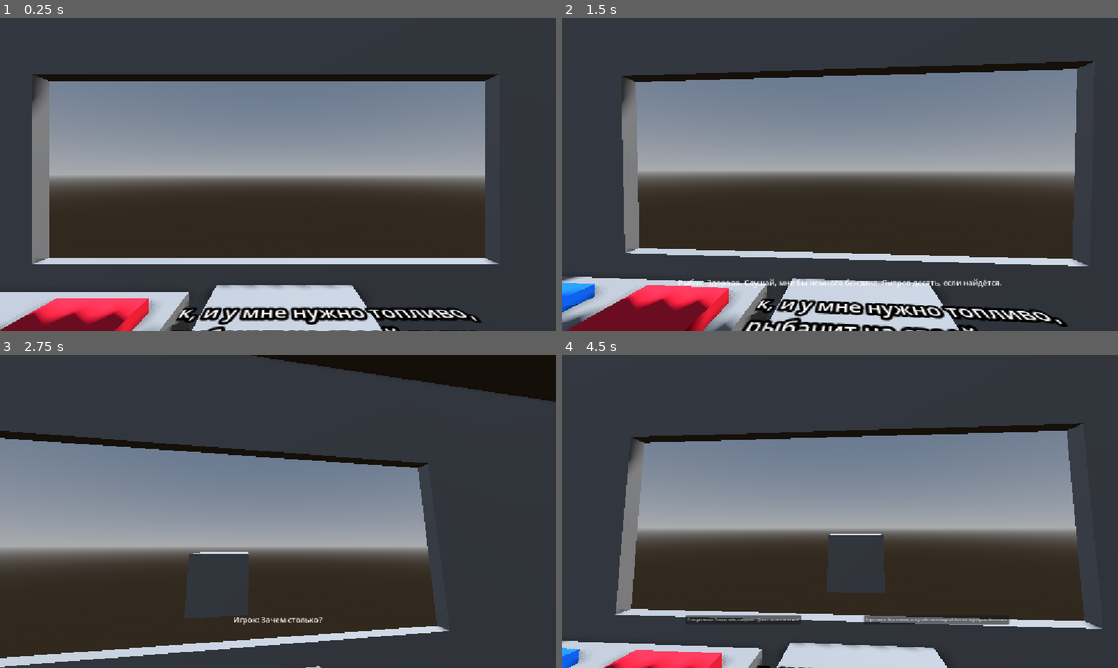
Above: before the commit, frames 1-4 (two rows, left to right).
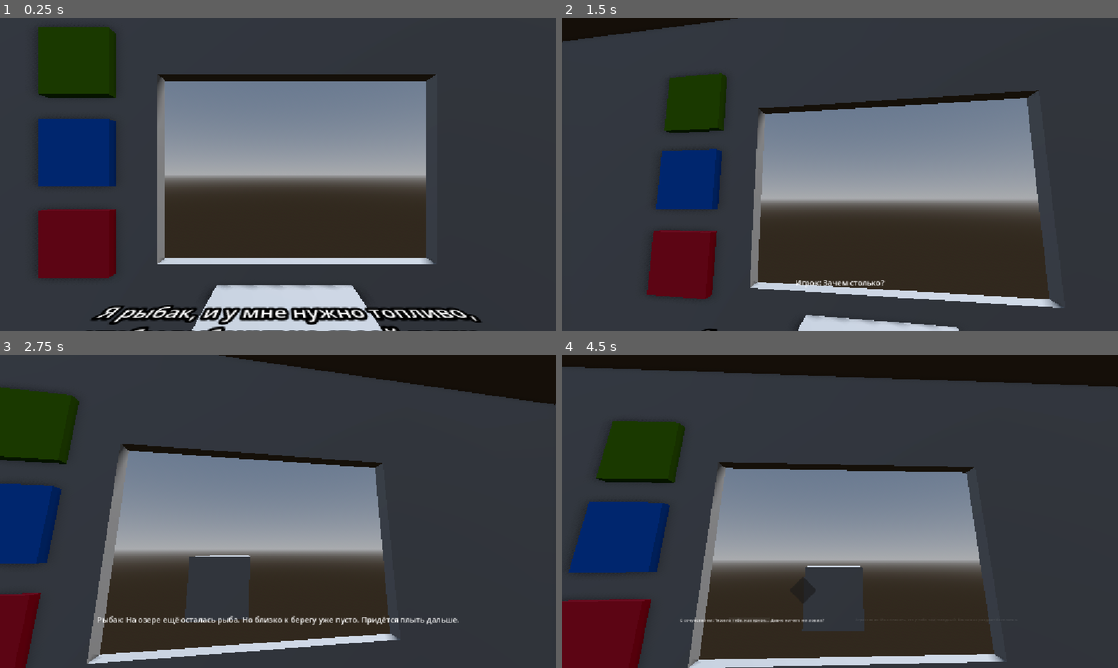
Above: after the commit, the same moments.

Repository: RolicsVin/AZS
Game: Godot game, scene res://scenes/game.tscn
Same seed, same stepped clock (60 frames per second), same inputs: the game is played once before the commit and once after it.
Inputs (mouse positions are in pixels of both pictures, inside the frame that each line leads up to):
- Up to frame 1 (0.25 s): no input
- Up to frame 2 (1.5 s): tap Enter (ui_accept) at 0.5, 0.77 s; move the mouse to (962, 158) at 0.52 s; hold Right (ui_right) 0.53-1.28 s; click (962, 158) at 0.6 s; move the mouse to (728, 190) at 1.27 s; hold Down (ui_down) from 1.28 s (still down); click (728, 190) at 1.35 s
- Up to frame 3 (2.75 s): tap Enter (ui_accept) at 1.52 s; move the mouse to (333, 442) at 2.02 s; release Down (ui_down) at 2.03 s; hold Right (ui_right) from 2.03 s (still down); click (333, 442) at 2.1 s
- Up to frame 4 (4.5 s): move the mouse to (812, 574) at 2.77 s; release Right (ui_right) at 2.78 s; hold Up (ui_up) 2.78-3.53 s; click (812, 574) at 2.85 s; tap Enter (ui_accept) at 3.02, 3.77 s; move the mouse to (1006, 558) at 3.52 s; hold Left (ui_left) from 3.53 s (still down); click (1006, 558) at 3.6 s; move the mouse to (673, 464) at 4.27 s; click (673, 464) at 4.35 s

The runs differ from the first frame. In frame 1, 26% of the frame differs, in the area x 0-90%, y 2-100%; in frame 2, 51%; in frame 3, 25%; in frame 4, 57%, in the area x 0-100%, y 0-100%.

Commit message:
merge to main

Diff:
--- a/core/classes/gameplay/area_button.gd
+++ b/core/classes/gameplay/area_button.gd
@@ -4,6 +4,11 @@
 signal pressed ## Издаётся, когда был вызван метод "press"
 
 var inarea: bool = false
+
+
+func _ready() -> void:
+	mouse_entered.connect(_on_mouse_entered)
+	mouse_exited.connect(_on_mouse_exited)
 
 
 func press():
--- /dev/null
+++ b/core/classes/ui/choise_visual.gd
@@ -0,0 +1,172 @@
+## Отвечает только за отображение и выбор вариантов ответа.
+class_name ChoiceVisual
+extends Control
+
+signal choice_changed(index: int)
+signal choice_confirmed(index: int)
+
+@export var chooser: Control
+@export_range(1, 128, 1) var choice_font_size: int = 8
+
+var current_choice: int = -1
+var locked: bool = false
+
+var _container: Control
+var _labels: Array[Label] = []
+var _active_tween: Tween
+
+
+func _ready() -> void:
+	if chooser == null:
+		chooser = get_node_or_null("Chooser") as Control
+	hide()
+
+
+## Один раз связывает визуальный компонент с контейнером вариантов.
+func setup(container: Control, font_size: int = 8) -> void:
+	_container = container
+	choice_font_size = font_size
+
+
+## Создаёт и отображает варианты ответа.
+func display_choices(answers: Array[String]) -> void:
+	clear()
+	if _container == null or answers.is_empty():
+		return
+
+	locked = false
+	current_choice = -1
+
+	for answer in answers:
+		var label := Label.new()
+		label.text = answer
+		label.add_theme_font_size_override("font_size", choice_font_size)
+		label.mouse_filter = Control.MOUSE_FILTER_IGNORE
+		_container.add_child(label)
+		_labels.append(label)
+		_add_underline(label)
+
+	show()
+
+
+## Удаляет варианты и сбрасывает состояние компонента.
+func clear() -> void:
+	_kill_tween()
+	for label in _labels:
+		if is_instance_valid(label):
+			if label.get_parent() != null:
+				label.get_parent().remove_child(label)
+			label.queue_free()
+	_labels.clear()
+	current_choice = -1
+	locked = false
+
+
+## Программно устанавливает выбранный вариант.
+func set_selected(index: int) -> void:
+	if locked or index < 0 or index >= _labels.size():
+		return
+	if current_choice == index:
+		return
+
+	current_choice = index
+	_update_selection_visuals()
+	choice_changed.emit(current_choice)
+
+
+## Запускает анимацию подтверждения текущего варианта.
+func confirm() -> void:
+	if locked or current_choice < 0 or current_choice >= _labels.size():
+		return
+
+	locked = true
+	_kill_tween()
+	_active_tween = create_tween()
+	_active_tween.set_parallel(true)
+
+	for index in range(_labels.size()):
+		var label := _labels[index]
+		if index == current_choice:
+			_active_tween.tween_property(label, "scale", Vector2(1.12, 1.12), 0.18).set_trans(Tween.TRANS_BACK).set_ease(Tween.EASE_OUT)
+			_active_tween.tween_property(label, "modulate:a", 0.0, 0.3).set_delay(0.18)
+		else:
+			_active_tween.tween_property(label, "modulate:a", 0.0, 0.18)
+
+		var underline := label.get_node_or_null("ChoiceUnderline") as Panel
+		if underline != null:
+			_active_tween.tween_property(underline, "scale:x", 0.0, 0.18)
+			_active_tween.tween_property(underline, "modulate:a", 0.0, 0.18)
+
+	var confirmed_index := current_choice
+	_active_tween.finished.connect(func() -> void:
+		choice_confirmed.emit(confirmed_index)
+	)
+
+
+func _process(_delta: float) -> void:
+	if not visible or locked or _labels.is_empty():
+		return
+
+	var mouse_position := get_viewport().get_mouse_position()
+	var center := get_viewport_rect().size * 0.5
+	var direction := mouse_position - center
+
+	if direction.length_squared() < 1.0:
+		return
+
+	if chooser != null:
+		chooser.rotation = (mouse_position - chooser.get_global_transform_with_canvas().origin).angle()
+
+	# Нулевой сектор направлен вправо; остальные равномерно распределены по окружности.
+	var sector_size := TAU / float(_labels.size())
+	var angle := fposmod(direction.angle(), TAU)
+	var selected_index := int(floor((angle + sector_size * 0.5) / sector_size)) % _labels.size()
+	set_selected(selected_index)
+
+
+func _add_underline(label: Label) -> void:
+	var panel := Panel.new()
+	panel.name = "ChoiceUnderline"
+	panel.mouse_filter = Control.MOUSE_FILTER_IGNORE
+	panel.show_behind_parent = true
+	panel.set_anchors_and_offsets_preset(Control.PRESET_FULL_RECT)
+	panel.offset_left = -6.0
+	panel.offset_right = 6.0
+	panel.pivot_offset = Vector2(label.size.x * 0.5, label.size.y * 0.5)
+
+	var style := StyleBoxFlat.new()
+	style.bg_color = Color(0, 0, 0, 0)
+	style.border_color = Color(0.55, 0.55, 0.55, 1.0)
+	style.border_width_bottom = 11
+	style.corner_radius_top_left = 10
+	style.corner_radius_top_right = 10
+	style.corner_radius_bottom_left = 10
+	style.corner_radius_bottom_right = 10
+	panel.add_theme_stylebox_override("panel", style)
+	panel.modulate.a = 0.0
+	panel.scale.x = 0.0
+	label.add_child(panel)
+
+
+func _update_selection_visuals() -> void:
+	_kill_tween()
+	_active_tween = create_tween()
+	_active_tween.set_parallel(true)
+
+	for index in range(_labels.size()):
+		var label := _labels[index]
+		var selected := index == current_choice
+		label.modulate = Color.WHITE if selected else Color(0.65, 0.65, 0.65, 1.0)
+
+		var underline := label.get_node_or_null("ChoiceUnderline") as Control
+		if underline == null:
+			continue
+
+		_active_tween.tween_property(underline, "modulate:a", 1.0 if selected else 0.0, 0.2)
+		_active_tween.tween_property(underline, "scale:x", 1.08 if selected else 0.0, 0.3 if selected else 0.2).set_trans(Tween.TRANS_BACK).set_ease(Tween.EASE_OUT)
+
+
+func _kill_tween() -> void:
+	if _active_tween != null and _active_tween.is_running():
+		_active_tween.kill()
+	_active_tween = null
--- a/scenes/camera_3d.gd
+++ b/scenes/camera_3d.gd
@@ -1,36 +1,128 @@
+
 extends Camera3D
 
+@export_category("Hold Points")
+@export var rotation_point: Node3D
+@export var position_point: Node3D
+
+@export_category("Rotation")
 @export var speed: float = 5.0
 @export var limit: float = 10.0
 @export var mouse_sensitivity: float = 0.1
 
-var normal_rotation: Vector3
+@export_category("Position Movement")
+@export var position_speed: float = 5.0
+
+@export_category("Mouse State")
+@export_range(0.0, 0.5, 0.01) var dead_zone: float = 0.05
+
+@export_category("Position Mouse Follow")
+@export var position_mouse_sensitivity: float = 0.001
+@export var position_mouse_limit: float = 0.5
+@export var position_mouse_speed: float = 3.0
+
+@export var LookPoint: bool = true
+
 var mouse_rotation: Vector2 = Vector2.ZERO
+var position_mouse_offset: Vector2 = Vector2.ZERO
+
+var position_mode: bool = false
 
 
-func _ready():
-	normal_rotation = rotation_degrees
+func _ready() -> void:
 	Input.mouse_mode = Input.MOUSE_MODE_VISIBLE
 	get_viewport().warp_mouse(get_viewport().size / 2)
 
 
-func _input(event):
+func _input(event: InputEvent) -> void:
 	if event is InputEventMouseMotion:
-		mouse_rotation.x -= event.relative.y * mouse_sensitivity
-		mouse_rotation.y -= event.relative.x * mouse_sensitivity
 
-		mouse_rotation.x = clampf(mouse_rotation.x, -limit, limit)
-		mouse_rotation.y = clampf(mouse_rotation.y, -limit, limit)
+		if not position_mode:
+			mouse_rotation.x -= event.relative.y * mouse_sensitivity
+			mouse_rotation.y -= event.relative.x * mouse_sensitivity
+
+			mouse_rotation.x = clampf(mouse_rotation.x, -limit, limit)
+			mouse_rotation.y = clampf(mouse_rotation.y, -limit, limit)
+
+		else:
+			# Движение камеры за мышью без инверсии.
+			position_mouse_offset.x += event.relative.x * position_mouse_sensitivity
+			position_mouse_offset.y -= event.relative.y * position_mouse_sensitivity
+
+			position_mouse_offset.x = clampf(
+				position_mouse_offset.x,
+				-position_mouse_limit,
+				position_mouse_limit
+			)
+
+			position_mouse_offset.y = clampf(
+				position_mouse_offset.y,
+				-position_mouse_limit,
+				position_mouse_limit
+			)
 
 
-func _process(delta):
-	var target_rotation: Vector3 = normal_rotation + Vector3(
-		mouse_rotation.x,
-		mouse_rotation.y,
-		0.0
+func _process(delta: float) -> void:
+	var viewport_size := get_viewport().get_visible_rect().size
+	var mouse_y := get_viewport().get_mouse_position().y
+	var mouse_ratio := mouse_y / viewport_size.y
+
+	# Переключение режимов.
+	if position_mode:
+		# Из Position выходим только через верхнюю зону.
+		if mouse_ratio <= dead_zone:
+			position_mode = false
+			position_mouse_offset = Vector2.ZERO
+	else:
+		# В Position переходим только через нижнюю зону.
+		if mouse_ratio >= 1.0 - dead_zone:
+			position_mode = true
+			position_mouse_offset = Vector2.ZERO
+
+	var target_point: Node3D
+
+	if position_mode:
+		target_point = position_point
+	else:
+		target_point = rotation_point
+
+	if not is_instance_valid(target_point):
+		return
+
+	# Базовая позиция Hold Point.
+	var target_position := target_point.global_position
+
+	if position_mode:
+		# Смещение относительно локальных осей Hold Point.
+		var right := target_point.global_transform.basis.x
+		var up := target_point.global_transform.basis.y
+
+		target_position += right * position_mouse_offset.x
+		target_position += up * position_mouse_offset.y
+
+	# Плавное перемещение камеры.
+	global_position = global_position.lerp(
+		target_position,
+		clampf(position_speed * delta, 0.0, 1.0)
 	)
 
-	rotation_degrees = rotation_degrees.lerp(
-		target_rotation,
-		clampf(speed * delta, 0.0, 1.0)
-	)
+	# Целевая ротация.
+	var target_rotation := target_point.global_rotation
+
+	if position_mode:
+		global_rotation = global_rotation.slerp(
+			target_rotation,
+			clampf(position_mouse_speed * delta, 0.0, 1.0)
+		)
+	else:
+		if LookPoint:
+			target_rotation += Vector3(
+				deg_to_rad(mouse_rotation.x),
+				deg_to_rad(mouse_rotation.y),
+				0.0
+			)
+
+		global_rotation = global_rotation.slerp(
+			target_rotation,
+			clampf(speed * delta, 0.0, 1.0)
+		)
--- a/scenes/dialog.gd
+++ b/scenes/dialog.gd
@@ -1,114 +1,190 @@
-## Скрипт для диалогов между персонажами.
+## Управляет состоянием диалога и переходами между его узлами.
 extends Control
 
+signal dialog_finished
+
 @export var container: CircularContainer
-@export var button: PackedScene
+@export var choice_visual: ChoiceVisual
+
+@export_category("Настройки выбора")
+@export var choice_font_size: int = 8
 
 var character: Character
-var curent_dialog: LinearDialog
-var id: int = -1 ## Текущий номер реплики
+var current_dialog: LinearDialog
+var replica_index: int = -1
+var is_active: bool = false
 
-var end: bool = true
+var _dialog_by_name: Dictionary[String, LinearDialog] = {}
+var _choice_by_name: Dictionary[String, Choise] = {}
+var _choice_dialog_names: Array[String] = []
+
+
+func _ready() -> void:
+	if container == null:
+		push_error("Dialog: не назначен контейнер вариантов ответа.")
+		return
+
+	if choice_visual == null:
+		push_error("Dialog: не назначен ChoiceVisual.")
+		return
+
+	choice_visual.setup(container, choice_font_size)
+	choice_visual.hide()
+	Input.mouse_mode = Input.MOUSE_MODE_VISIBLE
+
+	if not choice_visual.choice_confirmed.is_connected(_on_choice_confirmed):
+		choice_visual.choice_confirmed.connect(_on_choice_confirmed)
 
 
 func start_dialog(target_character: Character) -> void:
-	if not end or target_character.dialog_end:
+	if is_active or target_character == null or target_character.dialog_end:
 		return
-	end = false
-	target_character.dialog_end = true
+
 	character = target_character
+	_build_resource_indexes()
+
+	if character.start_dialog.is_empty() or not _play_dialog(character.start_dialog):
+		character = null
+		return
+
+	is_active = true
+	character.dialog_end = true
+
 	show()
 	get_parent().show()
-	play(character.start_dialog)
+	Input.mouse_mode = Input.MOUSE_MODE_VISIBLE
 
 
 func _process(_delta: float) -> void:
-	if Input.is_action_just_pressed("left_mouse"):
-		if not curent_dialog or not curent_dialog.replicas:
-			return
-		next()
+	if not is_active or not Input.is_action_just_pressed("left_mouse"):
+		return
+
+	if choice_visual.visible:
+		confirm_choice()
+	elif current_dialog != null:
+		next_replica()
 
 
-func play(dialog_name: String) -> void: ## Запустить диалог по имени
-	var dialog := _find_dialog(dialog_name)
-
-	if not dialog:
-		push_error("Диалог с именем '%s' не найден у персонажа." % dialog_name)
+## Показывает следующую реплику текущего диалога.
+func next_replica() -> void:
+	if not is_active or current_dialog == null:
 		return
 
-	clear_choises()
-	id = -1
+	replica_index += 1
 
-	curent_dialog = dialog
+	if replica_index >= current_dialog.replicas.size():
+		var next_choice := current_dialog.next_choise
+		$Label.text = ""
+		current_dialog = null
+		_show_choices(next_choice)
+		return
+
+	$Label.text = current_dialog.replicas[replica_index]
 
 
-func next() -> void: ## Показать следующую реплику
-	if not curent_dialog:
+## Подтверждает текущий вариант ответа.
+func confirm_choice() -> void:
+	if not is_active or choice_visual == null:
 		return
 
-	id += 1
-	if id >= curent_dialog.replicas.size():
-		var choise_name := curent_dialog.next_choise
-		$Label.text = ""
-
-		if not curent_dialog.next_choise: # Защита от ложного срабатывания
-			end = true
-
-		show_choises(choise_name)
-		curent_dialog = null
-		return
-
-	$Label.text = curent_dialog.replicas[id]
+	choice_visual.confirm()
 
 
-func show_choises(choise_name: String) -> void:
-	clear_choises()
+func _play_dialog(dialog_name: String) -> bool:
+	var dialog := _dialog_by_name.get(dialog_name) as LinearDialog
 
-	if choise_name.is_empty():
+	if dialog == null:
+		push_error("Dialog: диалог '%s' не найден у персонажа." % dialog_name)
+		return false
+
+	_clear_choices()
+	choice_visual.hide()
+	Input.mouse_mode = Input.MOUSE_MODE_VISIBLE
+
+	replica_index = -1
+	current_dialog = dialog
+	return true
+
+
+func _show_choices(choice_name: String) -> void:
+	_clear_choices()
+
+	if choice_name.is_empty():
 		_finish_dialog()
 		return
 
-	var choise := _find_choise(choise_name)
-	if not choise:
-		push_error("Выбор с именем '%s' не найден у персонажа." % choise_name)
+	var choice := _choice_by_name.get(choice_name) as Choise
+	if choice == null:
+		push_error("Dialog: выбор '%s' не найден у персонажа." % choice_name)
 		_finish_dialog()
 		return
 
-	if choise.choises.is_empty():
+	if choice.choises.is_empty():
 		_finish_dialog()
 		return
 
-	for answer_text in choise.choises:
-		var choice_button := button.instantiate()
-		choice_button.text = answer_text
-		choice_button.dialog_name = choise.choises[answer_text]
-		choice_button.choised.connect(play)
-		container.add_child(choice_button)
+	_choice_dialog_names.clear()
+	var answers: Array[String] = []
+
+	for answer_text in choice.choises:
+		answers.append(str(answer_text))
+		_choice_dialog_names.append(choice.choises[answer_text])
+
+	choice_visual.display_choices(answers)
+	Input.mouse_mode = Input.MOUSE_MODE_HIDDEN
+
+
+func _on_choice_confirmed(choice_index: int) -> void:
+	if not is_active or choice_index < 0 or choice_index >= _choice_dialog_names.size():
+		return
+
+	var next_dialog_name := _choice_dialog_names[choice_index]
+	choice_visual.hide()
+	Input.mouse_mode = Input.MOUSE_MODE_VISIBLE
+
+	if not _play_dialog(next_dialog_name):
+		_finish_dialog()
 
 
 func _finish_dialog() -> void:
-	curent_dialog = null
-	clear_choises()
+	if not is_active:
+		return
+
+	current_dialog = null
+	replica_index = -1
+	_choice_dialog_names.clear()
+	_clear_choices()
 	$Label.text = ""
 
-	# Вызываем общий выход из интерфейса и возвращаем управление игроку.
-	get_parent().get_parent().player_continue()
+	choice_visual.hide()
+	Input.mouse_mode = Input.MOUSE_MODE_VISIBLE
+
+	is_active = false
+	dialog_finished.emit()
 
 
-func _find_dialog(dialog_name: String) -> LinearDialog:
+func _build_resource_indexes() -> void:
+	_dialog_by_name.clear()
+	_choice_by_name.clear()
+
 	for dialog in character.dialogs:
-		if dialog.name == dialog_name:
-			return dialog
-	return null
+		if dialog == null:
+			continue
+		if _dialog_by_name.has(dialog.name):
+			push_warning("Dialog: повторяется имя диалога '%s'." % dialog.name)
+			continue
+		_dialog_by_name[dialog.name] = dialog
+
+	for choice in character.choises:
+		if choice == null:
+			continue
+		if _choice_by_name.has(choice.name):
+			push_warning("Dialog: повторяется имя выбора '%s'." % choice.name)
+			continue
+		_choice_by_name[choice.name] = choice
 
 
-func _find_choise(choise_name: String) -> Choise:
-	for choise in character.choises:
-		if choise.name == choise_name:
-			return choise
-	return null
-
-
-func clear_choises() -> void: ## Очистить список вариантов ответа
-	for child in container.get_children():
-		child.queue_free()
+func _clear_choices() -> void:
+	_choice_dialog_names.clear()
+	if choice_visual != null:
+		choice_visual.clear()
--- a/scenes/game.gd
+++ b/scenes/game.gd
@@ -8,12 +8,17 @@
 @export var resume: Node3D ## Узел для отображения резюме кандидата
 @export var web: Panel ## Панель для отображения социальных сетей кандидата
 @export var dialog: Control ## Диалог с кандидатом
+@export var back_button: Button
 
 var index: int = -1 ## Номер текущей машины. В начале машины нет, поэтому -1
 var current_car: Car ## Текущая машина
 
 
 func _ready() -> void:
+	if dialog != null and dialog.has_signal("dialog_finished"):
+		var finished_callback := Callable(self, "player_continue")
+		if not dialog.is_connected("dialog_finished", finished_callback):
+			dialog.connect("dialog_finished", finished_callback)
 	next()
 
 
@@ -52,8 +57,8 @@
 	if not current_car:
 		return
 	ui.show()
+	back_button.show()
 	web.set_text(current_car.get_social_networks())
-
 
 
 func start_dialog() -> void:
@@ -63,7 +68,7 @@
 		push_error("У персонажа не задано имя стартового диалога.")
 		return
 	ui.show()
-
+	back_button.hide()
 	dialog.start_dialog(current_car.get_character())
 
 
@@ -73,9 +78,7 @@
 	ui.hide()
 
 
-
 func end_game() -> void:
-
 	ui.show()
 	$UI/Label.show()
 	$UI/Button.hide()
--- a/scenes/game.tscn
+++ b/scenes/game.tscn
@@ -10,8 +10,8 @@
 [ext_resource type="Script" uid="uid://bgmdgnweoav8o" path="res://core/classes/gameplay/area_button.gd" id="4_u5sy4"]
 [ext_resource type="Script" uid="uid://sod803kv4dsw" path="res://scenes/camera_3d.gd" id="8_dinhu"]
 [ext_resource type="Script" uid="uid://cuomswlv4mlrx" path="res://scenes/dialog.gd" id="8_gee14"]
-[ext_resource type="PackedScene" uid="uid://t81okwm581ti" path="res://assets/ui/choise_button.tscn" id="11_dinhu"]
 [ext_resource type="Script" uid="uid://ob2eebenxy77" path="res://core/classes/ui/circular_container.gd" id="11_kvpfn"]
+[ext_resource type="Script" uid="uid://dnj1dhrdae4tj" path="res://core/classes/ui/choise_visual.gd" id="12_dinhu"]
 
 [sub_resource type="ProceduralSkyMaterial" id="ProceduralSkyMaterial_uwrxv"]
 sky_horizon_color = Color(0.66224277, 0.6717428, 0.6867428, 1)
@@ -163,7 +163,7 @@
 [sub_resource type="PlaneMesh" id="PlaneMesh_uwrxv"]
 
 [sub_resource type="BoxMesh" id="BoxMesh_hf7dp"]
-size = Vector3(0.033203125, 1.421875, 2.0839844)
+size = Vector3(0.033203125, 1.421875, 2.361206)
 
 [sub_resource type="BoxMesh" id="BoxMesh_fqxyq"]
 size = Vector3(2.9528809, 1, 2.7333984)
@@ -171,9 +171,6 @@
 [sub_resource type="BoxMesh" id="BoxMesh_3v8q0"]
 size = Vector3(0.3, 0.3, 0.3)
 
-[sub_resource type="BoxMesh" id="BoxMesh_a1aj3"]
-size = Vector3(1.9240723, 0.578125, 0.6689453)
-
 [sub_resource type="BoxShape3D" id="BoxShape3D_w1h7m"]
 size = Vector3(0.3791504, 0.1015625, 0.35766602)
 
@@ -190,15 +187,16 @@
 albedo_color = Color(0.055130094, 0.43638292, 1, 1)
 
 [sub_resource type="BoxShape3D" id="BoxShape3D_oq1mk"]
-size = Vector3(2.111084, 1, 0.20532227)
-
-[node name="Game" type="Node3D" unique_id=383884584 node_paths=PackedStringArray("cars", "ui", "resume", "web", "dialog")]
+size = Vector3(1.4253235, 0.89941406, 0.20532227)
+
+[node name="Game" type="Node3D" unique_id=383884584 node_paths=PackedStringArray("cars", "ui", "resume", "web", "dialog", "back_button")]
 script = ExtResource("1_uwrxv")
 cars = [NodePath("Cars/Car"), NodePath("Cars/Car2"), NodePath("Cars/Car3")]
 ui = NodePath("UI")
 resume = NodePath("Resume")
 web = NodePath("UI/Control/Panel")
 dialog = NodePath("UI/Dialog")
+back_button = NodePath("UI/Button")
 
 [node name="Light" type="Node3D" parent="." unique_id=653589676]
 
@@ -293,7 +291,7 @@
 mesh = SubResource("BoxMesh_hf7dp")
 
 [node name="MeshInstance3D5" type="MeshInstance3D" parent="Home" unique_id=306040924]
-transform = Transform3D(-4.371139e-08, 0, 1, 0, 1, 0, -1, 0, -4.371139e-08, -1.6006849, 0.6604692, -1.0164169)
+transform = Transform3D(-4.371139e-08, 0, 1, 0, 1, 0, -1, 0, -4.371139e-08, -1.462074, 0.6604692, -1.0164169)
 mesh = SubResource("BoxMesh_hf7dp")
 
 [node name="MeshInstance3D6" type="MeshInstance3D" parent="Home" unique_id=1144596272]
@@ -319,12 +317,8 @@
 [node name="Buttons" type="Node3D" parent="." unique_id=1700726276]
 transform = Transform3D(1, 0, 0, 0, 1, 0, 0, 0, 1, -1.4395705, 0, -2.0866966)
 
-[node name="MeshInstance3D" type="MeshInstance3D" parent="Buttons" unique_id=95111037]
-transform = Transform3D(1, 0, 0, 0, 1, 0, 0, 0, 1, 0, 0.211, 0)
-mesh = SubResource("BoxMesh_a1aj3")
-
 [node name="Accert" type="Area3D" parent="Buttons" unique_id=203084752]
-transform = Transform3D(1, 0, 0, 0, 1, 0, 0, 0, 1, -0.6268636, 0.5165838, 0)
+transform = Transform3D(1, 0, 0, 0, -4.371139e-08, -1, 0, 1, -4.371139e-08, 0.289, 1.7, -0.489)
 script = ExtResource("4_u5sy4")
 metadata/_custom_type_script = "uid://bgmdgnweoav8o"
 
@@ -336,7 +330,7 @@
 surface_material_override/0 = SubResource("StandardMaterial3D_lnu2h")
 
 [node name="Deny" type="Area3D" parent="Buttons" unique_id=1626958929]
-transform = Transform3D(1, 0, 0, 0, 1, 0, 0, 0, 1, 0.66838574, 0.5108223, 0)
+transform = Transform3D(1, 0, 0, 0, -4.371139e-08, -1, 0, 1, -4.371139e-08, 0.289, 0.7, -0.489)
 script = ExtResource("4_u5sy4")
 metadata/_custom_type_script = "uid://bgmdgnweoav8o"
 
@@ -348,7 +342,7 @@
 surface_material_override/0 = SubResource("StandardMaterial3D_lbhrr")
 
 [node name="SocialNetworks" type="Area3D" parent="Buttons" unique_id=1920646718]
-transform = Transform3D(1, 0, 0, 0, 1, 0, 0, 0, 1, 0.024781525, 0.50466204, 0)
+transform = Transform3D(1, 0, 0, 0, -4.371139e-08, 1, 0, -1, -4.371139e-08, 0.289, 1.2, -0.489)
 script = ExtResource("4_u5sy4")
 metadata/_custom_type_script = "uid://bgmdgnweoav8o"
 
@@ -372,13 +366,26 @@
 metadata/_custom_type_script = "uid://bgmdgnweoav8o"
 
 [node name="CollisionShape3D" type="CollisionShape3D" parent="Dialog" unique_id=49423970]
+transform = Transform3D(1, 0, 0, 0, 1, 0, 0, 0, 1, 0.1985321, 0.05029297, 0)
 shape = SubResource("BoxShape3D_oq1mk")
 
-[node name="Camera3D" type="Camera3D" parent="." unique_id=1287069292]
+[node name="Camera3D" type="Camera3D" parent="." unique_id=1287069292 node_paths=PackedStringArray("rotation_point", "position_point")]
 transform = Transform3D(0.99999994, 0, 0, 0, 1, 0, 0, 0, 0.99999994, -0.03702569, 1.0806606, -1.4133594)
 script = ExtResource("8_dinhu")
+rotation_point = NodePath("../CameraHoldPoints/HoldPont1")
+position_point = NodePath("../CameraHoldPoints/HoldPoint2")
+dead_zone = 0.2
+
+[node name="CameraHoldPoints" type="Node3D" parent="." unique_id=882987782]
+
+[node name="HoldPont1" type="Node3D" parent="CameraHoldPoints" unique_id=509984968]
+transform = Transform3D(1, 0, 0, 0, 1, 0, 0, 0, 1, -0.03702569, 1.0806606, -1.4133594)
+
+[node name="HoldPoint2" type="Node3D" parent="CameraHoldPoints" unique_id=1686289279]
+transform = Transform3D(1, 0, 0, 0, -4.371139e-08, 1, 0, -1, -4.371139e-08, -0.03702569, 0.99140334, -2.2254038)
 
 [node name="UI" type="Control" parent="." unique_id=197028051]
+visible = false
 layout_mode = 3
 anchors_preset = 15
 anchor_right = 1.0
@@ -421,7 +428,7 @@
 size_flags_horizontal = 3
 size_flags_vertical = 3
 
-[node name="Dialog" type="Control" parent="UI" unique_id=624629380 node_paths=PackedStringArray("container")]
+[node name="Dialog" type="Control" parent="UI" unique_id=624629380 node_paths=PackedStringArray("container", "choice_visual")]
 custom_minimum_size = Vector2(200, 200)
 layout_mode = 1
 anchors_preset = 12
@@ -432,7 +439,7 @@
 grow_vertical = 0
 script = ExtResource("8_gee14")
 container = NodePath("CircularContainer")
-button = ExtResource("11_dinhu")
+choice_visual = NodePath("choise_visual")
 
 [node name="CircularContainer" type="Container" parent="UI/Dialog" unique_id=1825434233]
 layout_mode = 1
@@ -455,6 +462,36 @@
 grow_vertical = 2
 horizontal_alignment = 1
 vertical_alignment = 1
+
+[node name="choise_visual" type="Control" parent="UI/Dialog" unique_id=456860733]
+anchors_preset = 0
+anchor_right = 1.0008681
+anchor_bottom = 1.005
+mouse_filter = 1
+script = ExtResource("12_dinhu")
+metadata/_custom_type_script = "uid://dnj1dhrdae4tj"
+metadata/_edit_use_anchors_ = true
+
+[node name="Chooser" type="Control" parent="UI/Dialog/choise_visual" unique_id=1664152534]
+layout_mode = 1
+anchors_preset = 8
+anchor_left = 0.5
+anchor_top = 0.5
+anchor_right = 0.5
+anchor_bottom = 0.5
+offset_left = -20.0
+offset_top = 7.5
+offset_right = 20.0
+offset_bottom = 47.5
+grow_horizontal = 2
+grow_vertical = 2
+
+[node name="Panel" type="Panel" parent="UI/Dialog/choise_visual/Chooser" unique_id=575941014]
+layout_mode = 0
+offset_left = 68.5
+offset_top = -12.0
+offset_right = 108.5
+offset_bottom = 28.0
 
 [node name="Label" type="Label" parent="UI" unique_id=1609445190]
 visible = false
@@ -486,7 +523,5 @@
 [connection signal="pressed" from="Buttons/Accert" to="." method="accert"]
 [connection signal="pressed" from="Buttons/Deny" to="." method="deny"]
 [connection signal="pressed" from="Buttons/SocialNetworks" to="." method="open_web"]
-[connection signal="mouse_entered" from="Dialog" to="Dialog" method="_on_mouse_entered"]
-[connection signal="mouse_exited" from="Dialog" to="Dialog" method="_on_mouse_exited"]
 [connection signal="pressed" from="Dialog" to="." method="start_dialog"]
 [connection signal="pressed" from="UI/Button" to="." method="player_continue"]
Not shown, added: core/classes/ui/choise_visual.gd.uid
Not shown, added: Концовки.txt
